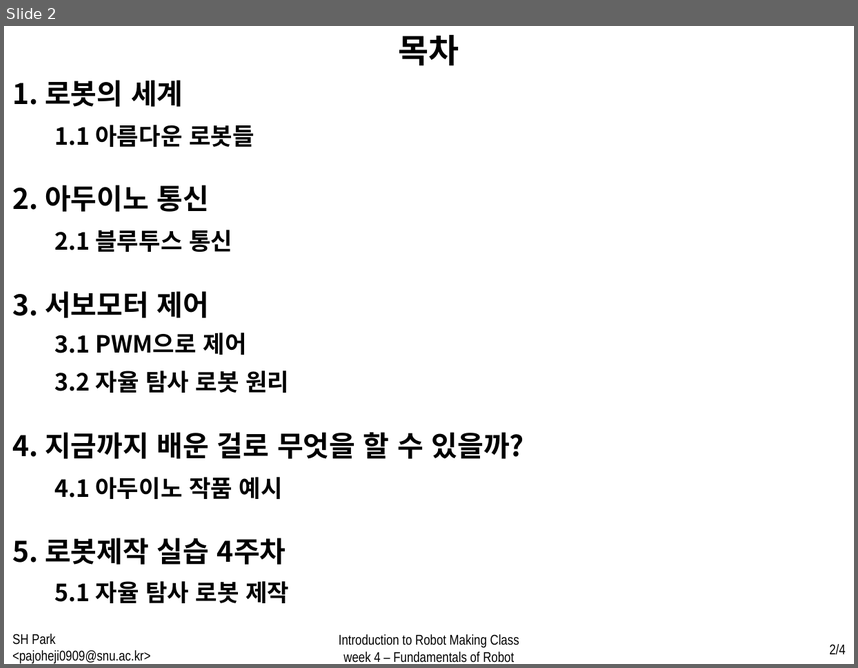
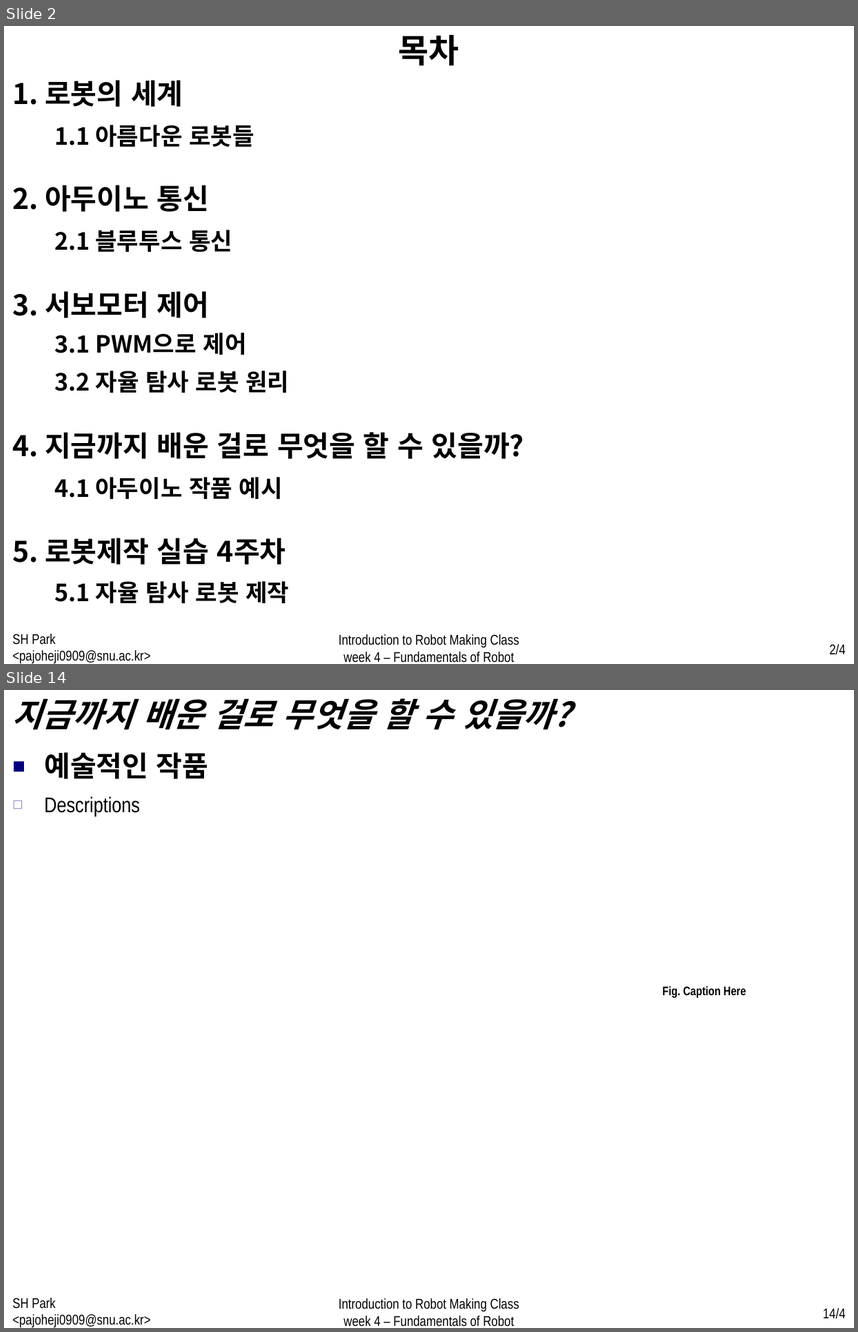
Before and after one commit to WhenTheyCry96/RobotTutorial, a slide deck: PPT/week4.pptx. Shown one above the other, each under a label of ours: slide 2 before the commit, slides 2 and 14 after it; the slides between them are not shown. The pictures are 858x668 and 858x1332 pixels, drawn with LibreOffice and Linux fonts; fonts in the diff are those of the drawing. Boxes give left, top, right and bottom in pixels: in the first picture for what was removed or moved away, otherwise in the second. Text is boxed around its words. In the diff, an @@ line names an element or a change of style, - is before the commit and + after.

```diff
--- a/PPT/week4.pptx
+++ b/PPT/week4.pptx
@@ slide 14 added at [4,690,854,1328], background #FFFFFF @@
@@ text added at [12,698,570,730], 28 pt, text #000000, bold, italic @@
+지금까지 배운 걸로 무엇을 할 수 있을까?
@@ text added at [44,752,209,779], 24 pt, text #000000, bold @@
+■ 예술적인 작품
@@ text added at [44,796,140,816], 18 pt, text #000000 @@
+  ◻ Descriptions
@@ text added at [662,986,746,998], 10.5 pt, text #000000, bold @@
+Fig. Caption Here
@@ text added at [12,1297,150,1328], 12 pt, text #000000 @@
+SH Park <pajoheji0909@snu.ac.kr>
@@ text added at [339,1298,519,1326], 12 pt, text #000000 @@
+Introduction to Robot Making Class
+week 4 – Fundamentals of Robot
@@ page number added at [823,1308,846,1319], 12 pt, text #000000 @@
+14/4
```
Also in this commit, not shown: 1 slide changed, 14 other slides added.
